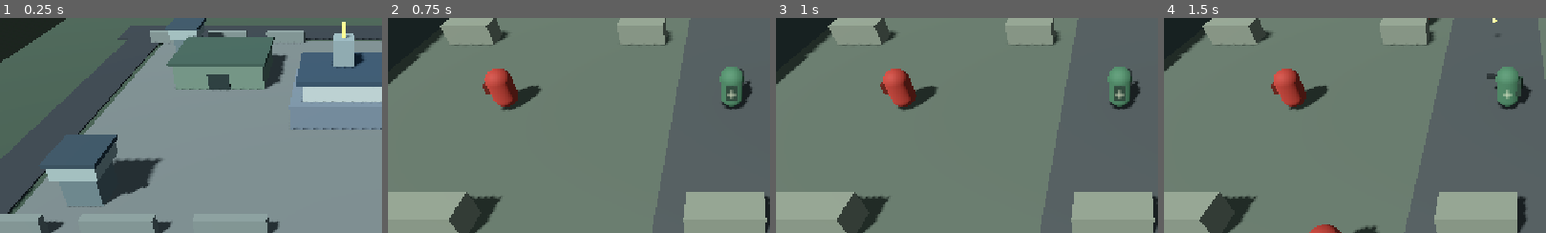
Above: before the commit, frames 1-4 (left to right).
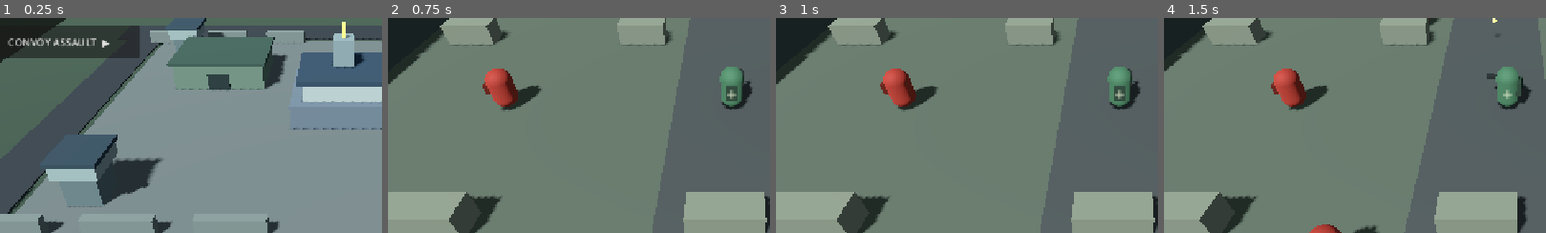
Above: after the commit, the same moments.

Repository: alshwqazf70-svg/last-command-android
Game: Godot game, scene res://scenes/base_preview.tscn
Same seed, same stepped clock (60 frames per second), same inputs: the game is played once before the commit and once after it.
Inputs (mouse positions are % of the whole screen's width and height, from its top left):
- Up to frame 1 (0.25 s): no input
- Up to frame 2 (0.75 s): click "START COMBAT MISSION ▶" at 0.5 s
- Up to frame 3 (1 s): no input
- Up to frame 4 (1.5 s): tap Enter (ui_accept) at 1.25 s; move the mouse to (72, 45) at 1.27 s; hold Right (ui_right) from 1.28 s (still down); click (72, 45) at 1.42 s
The pictures show only the part of the screen within x 5-55%, y 33-83%; the shares and areas given below are measured in that part.

The runs differ from the first frame. In frame 1, 4.3% of the frame differs, in the area x 2-37%, y 3-19%; in frame 2, nothing differs; in frame 3, nothing differs; in frame 4, nothing differs.

Commit message:
Integrate convoy assault mode into base HUD

Diff:
--- a/project/scripts/base_preview.gd
+++ b/project/scripts/base_preview.gd
@@ -240,6 +240,14 @@
 	mission_button.add_theme_font_size_override("font_size", 18)
 	mission_button.pressed.connect(func(): get_tree().change_scene_to_file("res://scenes/mission.tscn"))
 	layer.add_child(mission_button)
+
+	var convoy_button := Button.new()
+	convoy_button.text = "CONVOY ASSAULT  ▶"
+	convoy_button.position = Vector2(28.0, 250.0)
+	convoy_button.custom_minimum_size = Vector2(270.0, 54.0)
+	convoy_button.add_theme_font_size_override("font_size", 17)
+	convoy_button.pressed.connect(func(): get_tree().change_scene_to_file("res://scenes/convoy_run.tscn"))
+	layer.add_child(convoy_button)
 
 	var base_status := Label.new()
 	base_status.text = "COMMAND CENTER  •  BARRACKS  •  SUPPLY DEPOT  •  DEFENSE TOWERS"
@@ -303,4 +311,4 @@
 func _is_hud_position(position: Vector2) -> bool:
 	if building_panel != null and building_panel.visible and building_panel.get_global_rect().has_point(position):
 		return true
-	return position.y < 245.0 and position.x < 340.0
+	return position.y < 320.0 and position.x < 340.0
